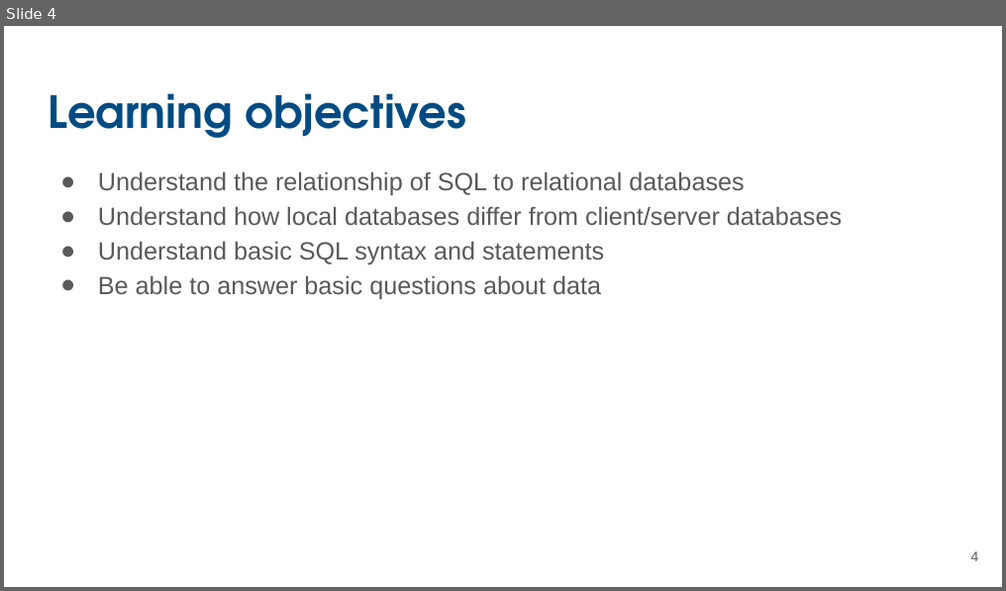
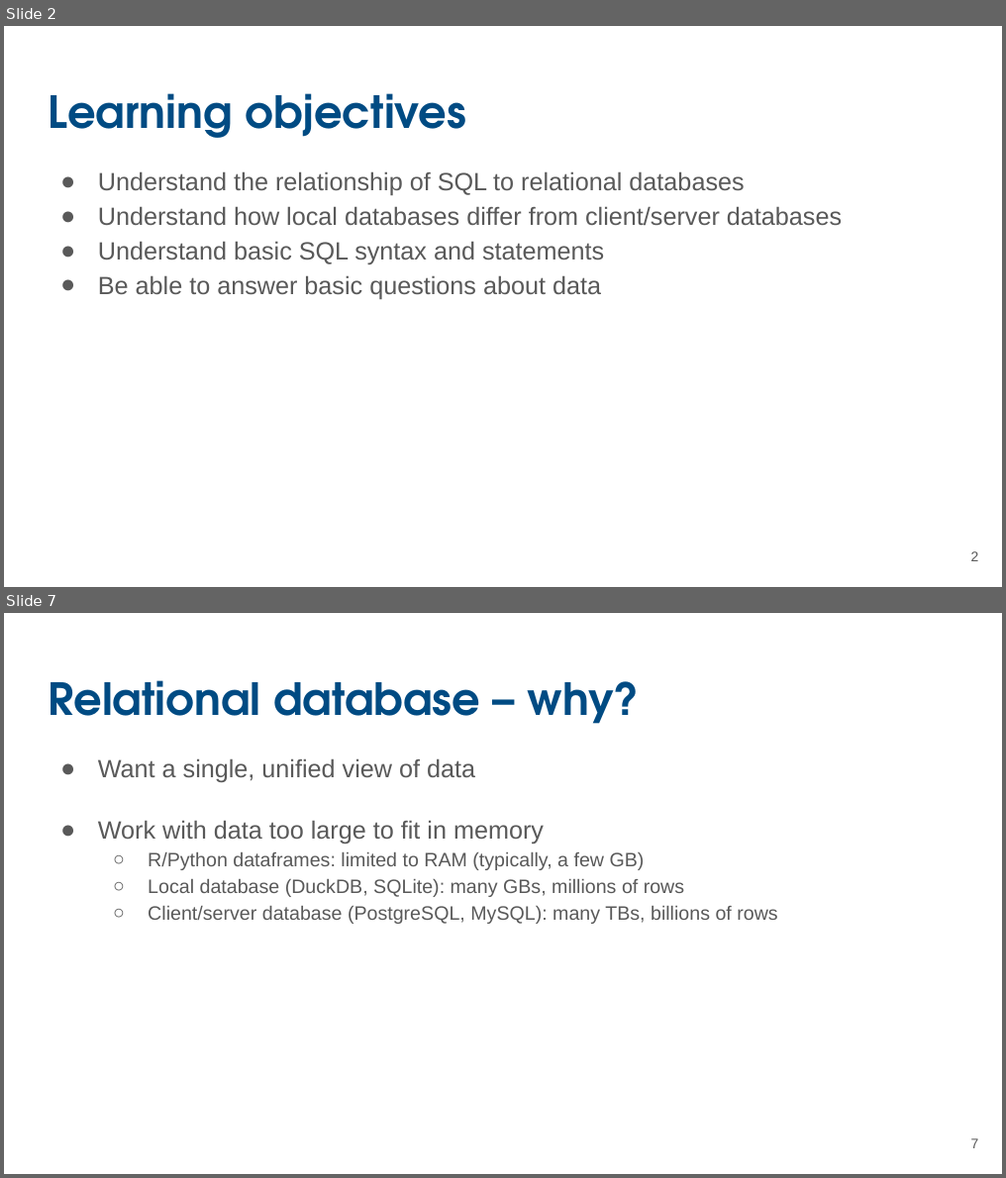
Before and after one commit to UCSB-Library-Research-Data-Services/bren-eds213, a slide deck: modules/week03/slides-03.pptx. Shown one above the other, each under a label of ours: slide 4 before the commit, slides 2 and 7 after it; the slides between them are not shown. The pictures are 1006x591 and 1006x1178 pixels, drawn with LibreOffice and Linux fonts; fonts in the diff are those of the drawing. Boxes give left, top, right and bottom in pixels: in the first picture for what was removed or moved away, otherwise in the second. Text is boxed around its words. In the diff, an @@ line names an element or a change of style, - is before the commit and + after.

```diff
--- a/modules/week03/slides-03.pptx
+++ b/modules/week03/slides-03.pptx
@@ slide 7 added at bbox=[4, 613, 1002, 1174], background #FFFFFF @@
@@ title added at bbox=[48, 680, 640, 724], 32 pt, text #004B83, bold @@
+Relational database – why?
@@ text added at bbox=[98, 759, 777, 924], 14 pt, text #595959 @@
+● Want a single, unified view of data
+● Work with data too large to fit in memory
+  ○ R/Python dataframes: limited to RAM (typically, a few GB)
+  ○ Local database (DuckDB, SQLite): many GBs, millions of rows
+  ○ Client/server database (PostgreSQL, MySQL): many TBs, billions of rows
@@ page number added at bbox=[971, 1139, 979, 1149], 10 pt, text #595959 @@
+7
@@ what was slide 4 is now slide 2 @@
@@ page number at bbox=[971, 552, 979, 562]: text changed @@
-4
+2
```
Also in this commit, not shown: 3 slides changed, 4 other slides added, 4 slides removed.
